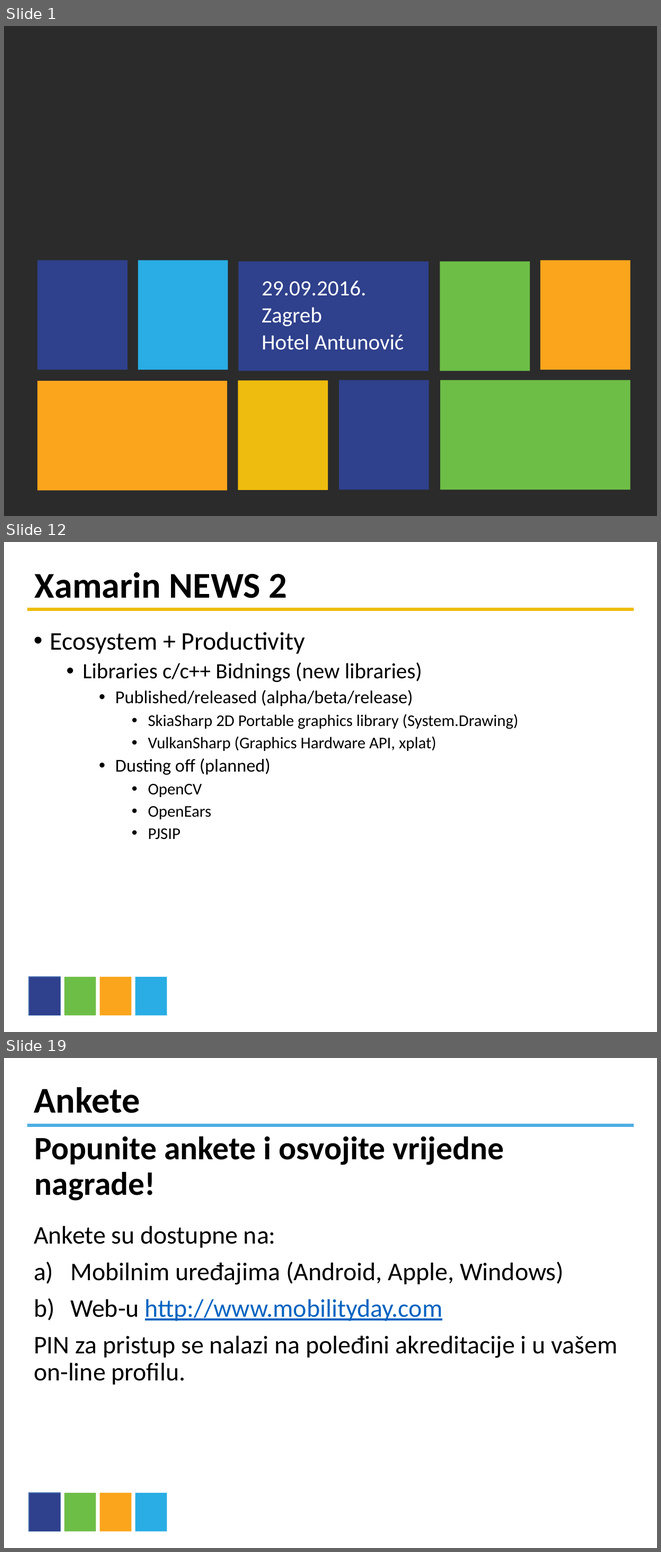
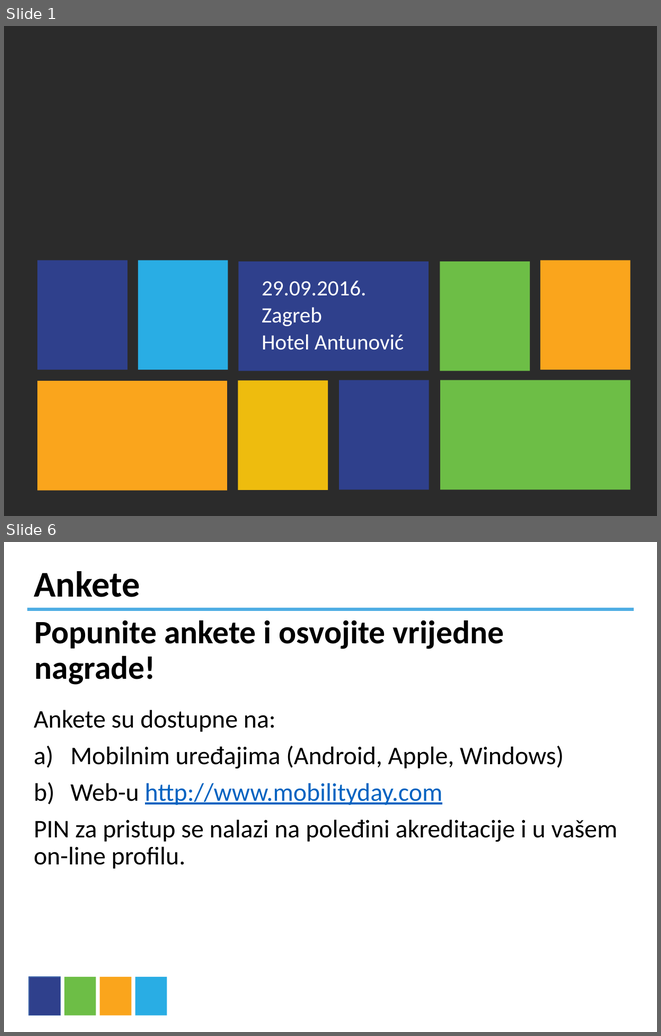
Before and after one commit to moljac/-HolisticWare.Talks.MobilityDay.2016, a slide deck: talk/MD2016-Template_prezentacija-FINAL.PPTX. Shown one above the other, each under a label of ours: slides 1, 12 and 19 before the commit, slides 1 and 6 after it; the slides between them are not shown. The pictures are 661x1552 and 661x1036 pixels, drawn with LibreOffice and Linux fonts; fonts in the diff are those of the drawing; background and template pictures are left out; a plain dark background stands for a picture behind light text. Boxes give left, top, right and bottom in pixels: in the first picture for what was removed or moved away, otherwise in the second. Text is boxed around its words. In the diff, an @@ line names an element or a change of style, - is before the commit and + after.

```diff
--- a/talk/MD2016-Template_prezentacija-FINAL.PPTX
+++ b/talk/MD2016-Template_prezentacija-FINAL.PPTX
@@ slide 12 removed at <box>4,542,657,1032</box>, background #FFFFFF; not listed: 4 template elements that a slide beside it also shows @@
@@ title removed at <box>35,572,288,598</box> @@
-Xamarin NEWS 2
@@ rectangle removed at <box>27,607,634,610</box> @@
@@ text removed at <box>50,632,519,839</box> @@
-• Ecosystem + Productivity
-  • Libraries c/c++ Bidnings (new libraries)
-    • Published/released (alpha/beta/release)
-      • SkiaSharp 2D Portable graphics library (System.Drawing)
-      • VulkanSharp (Graphics Hardware API, xplat)
-    • Dusting off (planned)
-      • OpenCV
-      • OpenEars
-      • PJSIP
@@ what was slide 19 is now slide 6 @@
```
Also in this commit, not shown: 1 slide changed, 3 slides added, 15 other slides removed.
